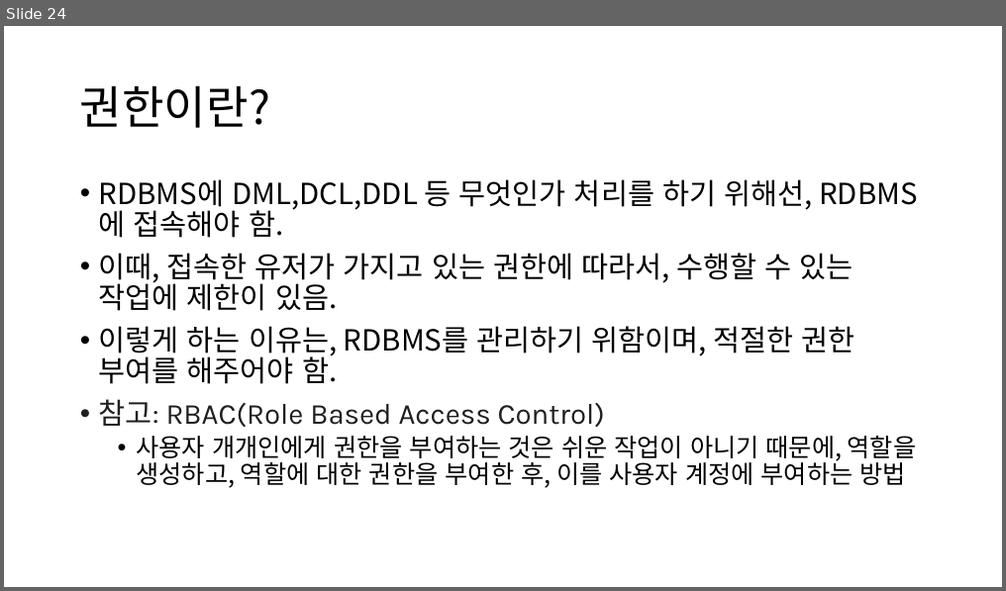
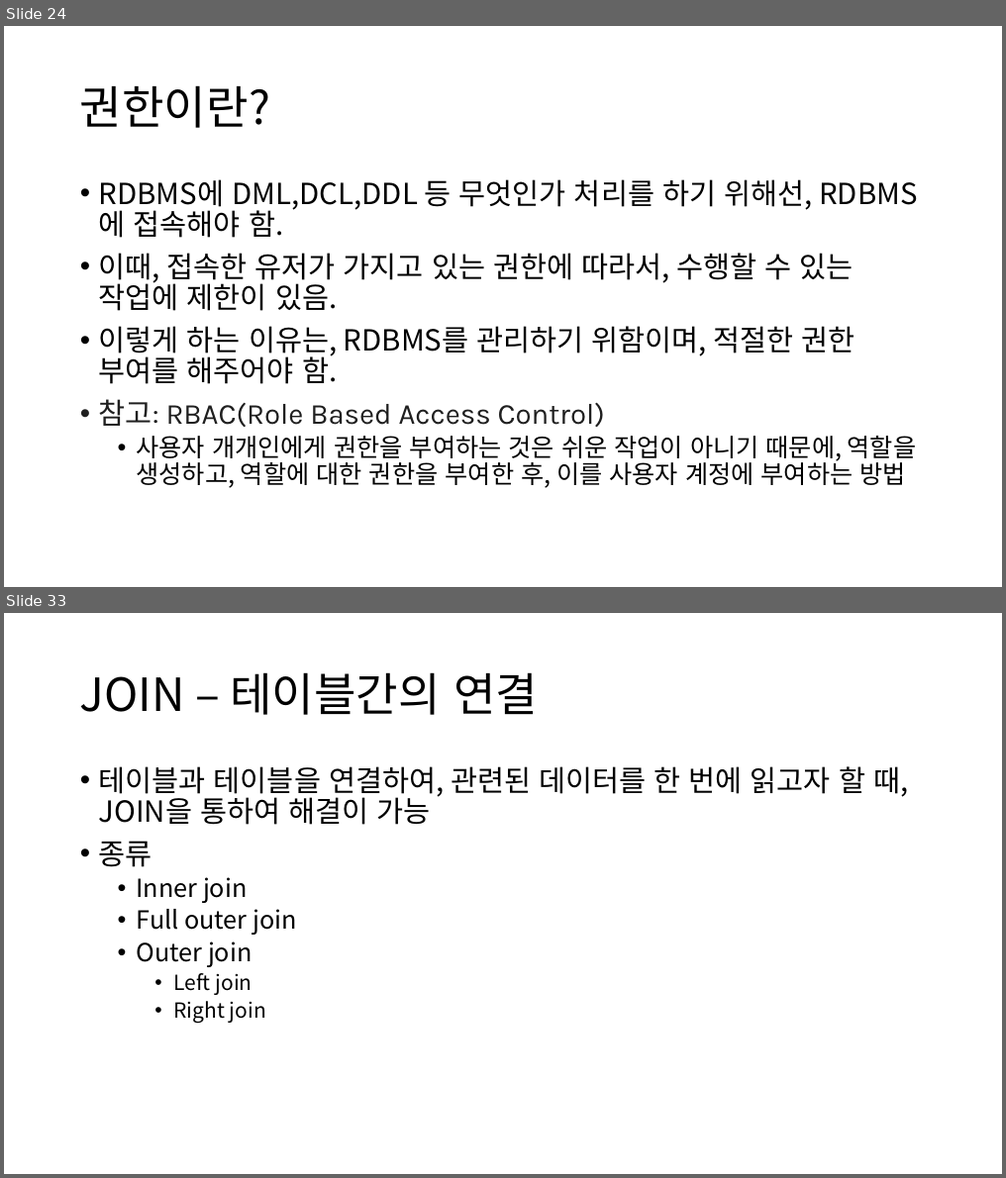
Before and after one commit to Baskervir/simcoding_jm, a slide deck: hy/수업자료/9주차 SQL/SQL.pptx. Shown one above the other, each under a label of ours: slide 24 before the commit, slides 24 and 33 after it; the slides between them are not shown. The pictures are 1006x591 and 1006x1178 pixels, drawn with LibreOffice and Linux fonts; fonts in the diff are those of the drawing. Boxes give left, top, right and bottom in pixels: in the first picture for what was removed or moved away, otherwise in the second. Text is boxed around its words. In the diff, an @@ line names an element or a change of style, - is before the commit and + after.

```diff
--- a/hy/수업자료/9주차 SQL/SQL.pptx
+++ b/hy/수업자료/9주차 SQL/SQL.pptx
@@ slide 33 added at (4, 613, 1002, 1174), background #FFFFFF @@
@@ title added at (80, 672, 538, 715), 44 pt, text #000000 @@
+JOIN – 테이블간의 연결
@@ text added at (99, 766, 908, 1023), 28 pt, text #000000 @@
+• 테이블과 테이블을 연결하여, 관련된 데이터를 한 번에 읽고자 할 때, JOIN을 통하여 해결이 가능
+• 종류
+  • Inner join
+  • Full outer join
+  • Outer join
+    • Left join
+    • Right join
```
Also in this commit, not shown: 12 other slides added, 1 other file.
